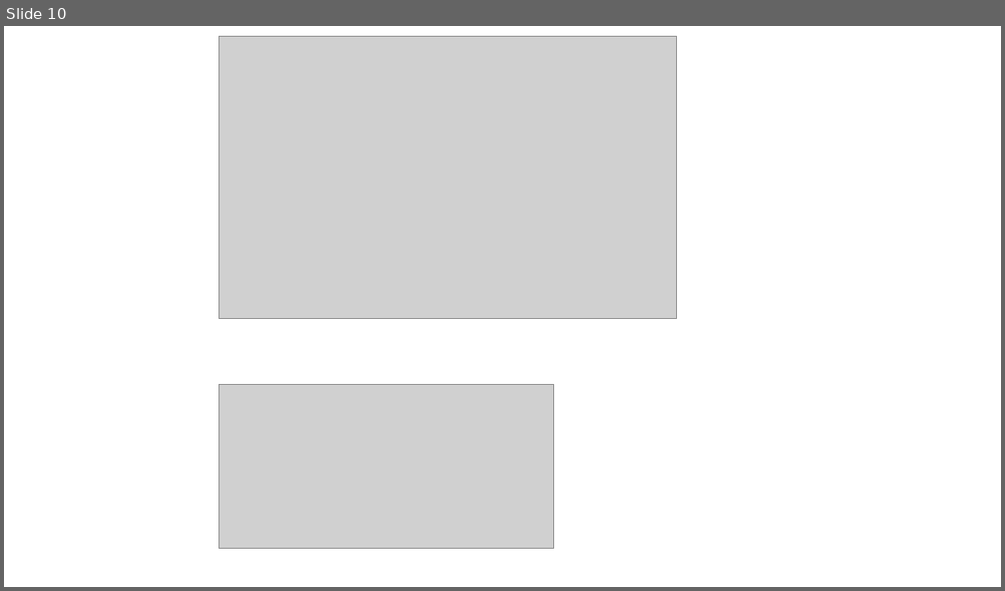
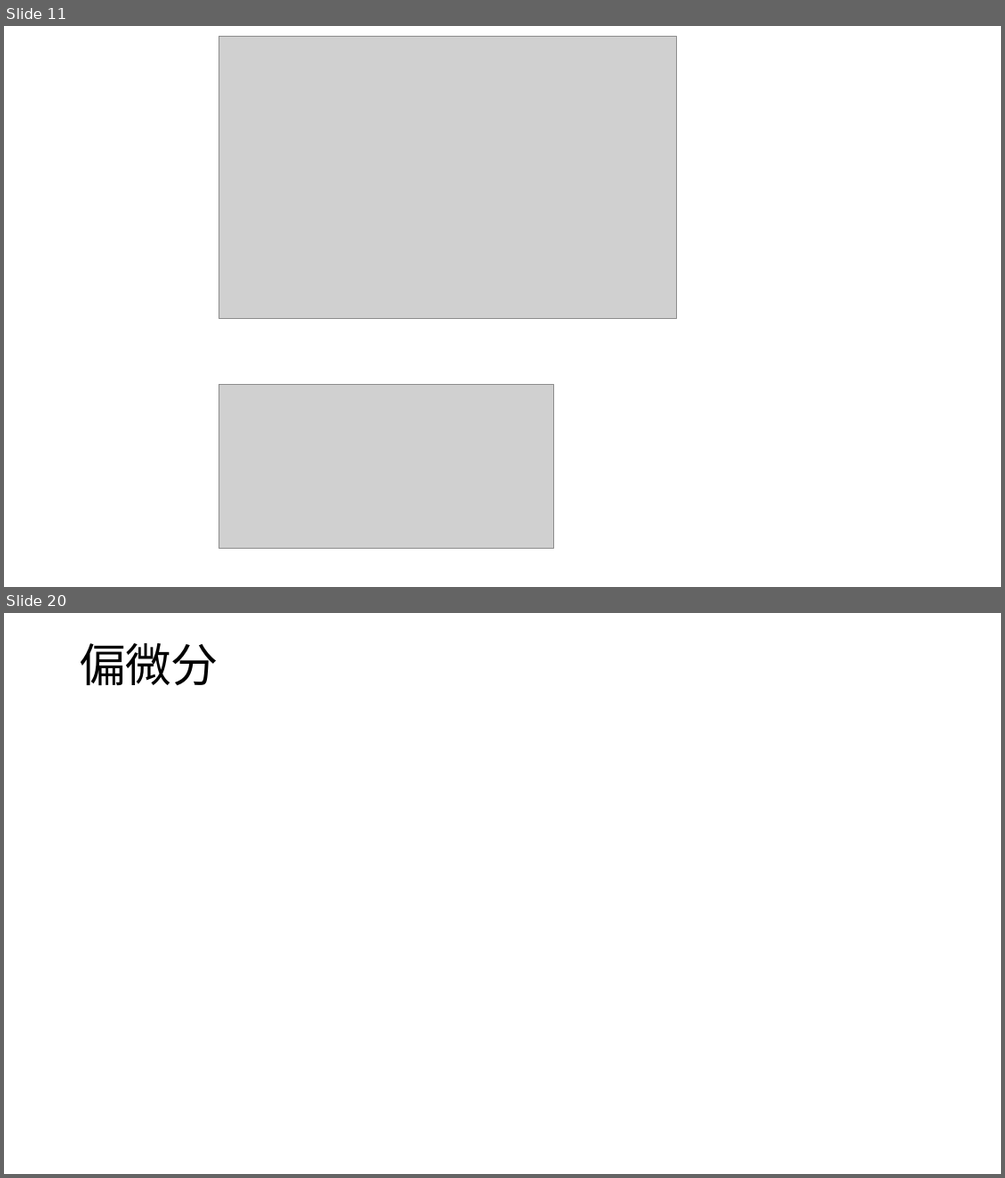
Before and after one commit to Ushiris/Rinkou, a slide deck: はじめてのディープラーニング.pptx. Shown one above the other, each under a label of ours: slide 10 before the commit, slides 11 and 20 after it; the slides between them are not shown. The pictures are 1005x591 and 1005x1178 pixels, drawn with LibreOffice and Linux fonts; fonts in the diff are those of the drawing; grey boxes stand for pictures. Boxes give left, top, right and bottom in pixels: in the first picture for what was removed or moved away, otherwise in the second. Text is boxed around its words. In the diff, an @@ line names an element or a change of style, - is before the commit and + after.

```diff
--- a/はじめてのディープラーニング.pptx
+++ b/はじめてのディープラーニング.pptx
@@ slide 20 added at (x1=4, y1=613, x2=1001, y2=1174), background #FFFFFF @@
@@ title added at (x1=80, y1=643, x2=217, y2=686), 44 pt, text #000000 @@
+偏微分
@@ what was slide 10 is now slide 11 @@
```
Also in this commit, not shown: 6 slides changed, 9 other slides added.
